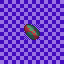
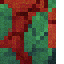
Two versions of the same layered image (64 x 64). Layer-by-layer changes:
hid group "64x item" (5 layers) over [0, 0, 64, 64]
showed group "64x block" (33 layers) over [0, 0, 56, 64]
added group "very cracked" with 12 layers in group "64x block" over [0, 0, 56, 64]
added layer "cracked west #4" in group "very cracked" over [0, 0, 48, 64]
added layer "sniffer_egg_very_cracked_west.png #1" in group "very cracked" over [0, 0, 48, 64]
added layer "cracked top #4" in group "very cracked" over [0, 0, 56, 48]
added layer "sniffer_egg_very_cracked_top.png #1" in group "very cracked" over [0, 0, 56, 48]
added layer "cracked south #4" in group "very cracked" over [0, 0, 56, 64]
added layer "sniffer_egg_very_cracked_south.png #1" in group "very cracked" over [0, 0, 56, 64]
added layer "cracked north #4" in group "very cracked" over [4, 0, 56, 64]
added layer "sniffer_egg_very_cracked_north.png #1" in group "very cracked" over [0, 0, 56, 64]
added layer "cracked east #4" in group "very cracked" over [0, 0, 48, 56]
added layer "sniffer_egg_very_cracked_east.png #1" in group "very cracked" over [0, 0, 48, 64]
added layer "sniffer_egg_very_cracked_bottom.png #1" in group "very cracked" over [0, 0, 56, 48]
added group "slightly cracked" with 12 layers in group "64x block" over [0, 0, 56, 64]
added layer "cracked west #1" in group "slightly cracked" over [0, 4, 48, 64]
added layer "sniffer_egg_slightly_cracked_west.png #1" in group "slightly cracked" over [0, 0, 48, 64]
added layer "cracked south #1" in group "slightly cracked" over [0, 0, 56, 64]
added layer "sniffer_egg_slightly_cracked_south.png #1" in group "slightly cracked" over [0, 0, 56, 64]
added layer "sniffer_egg_slightly_cracked_north.png #1" in group "slightly cracked" over [0, 0, 56, 64]
added layer "sniffer_egg_slightly_cracked_east.png #1" in group "slightly cracked" over [0, 0, 48, 64]
hid "64x grid" over [0, 0, 64, 64]
…and 11 more changes (7 added, 2 moved_by, 3 visibility)
